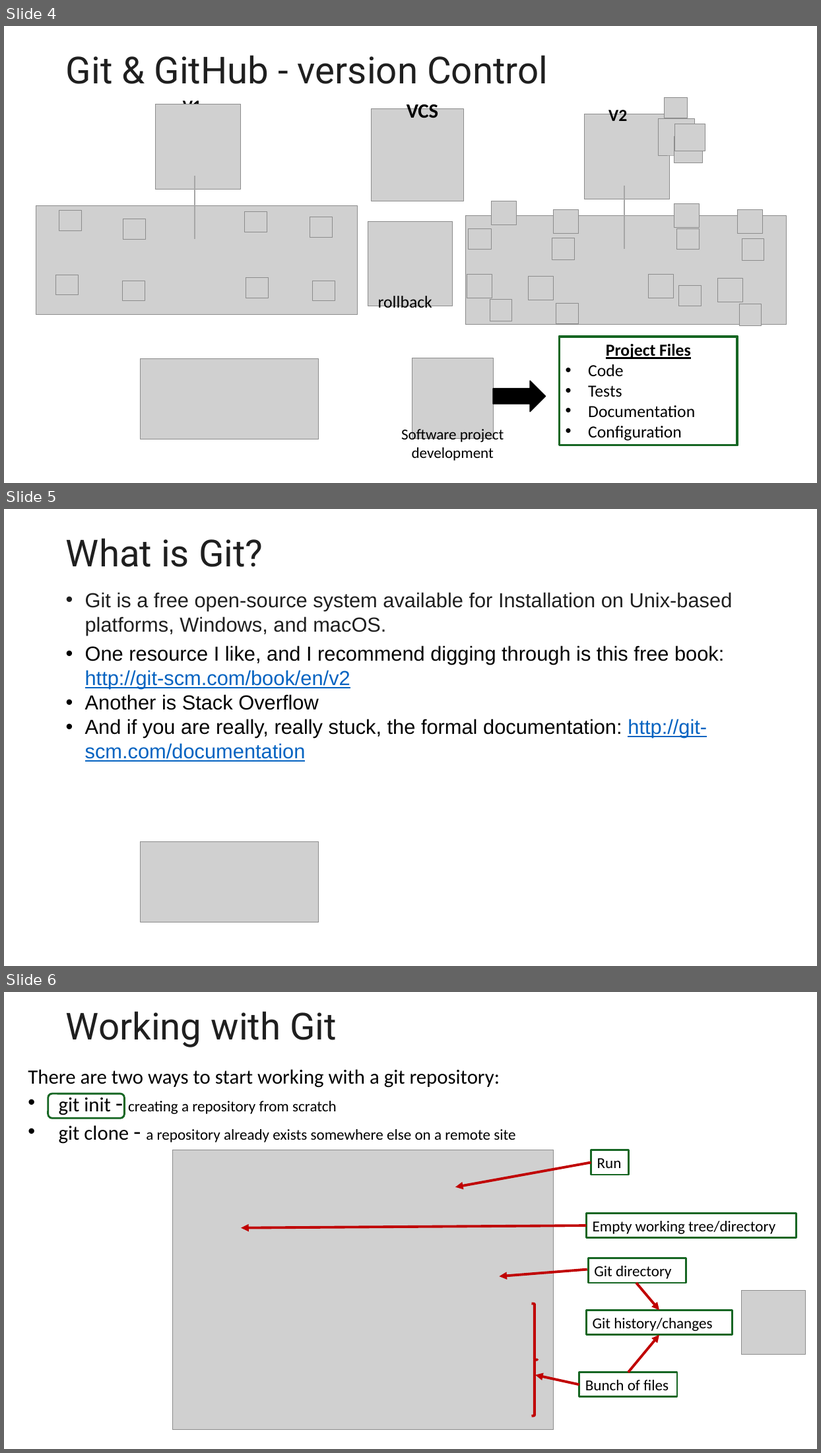
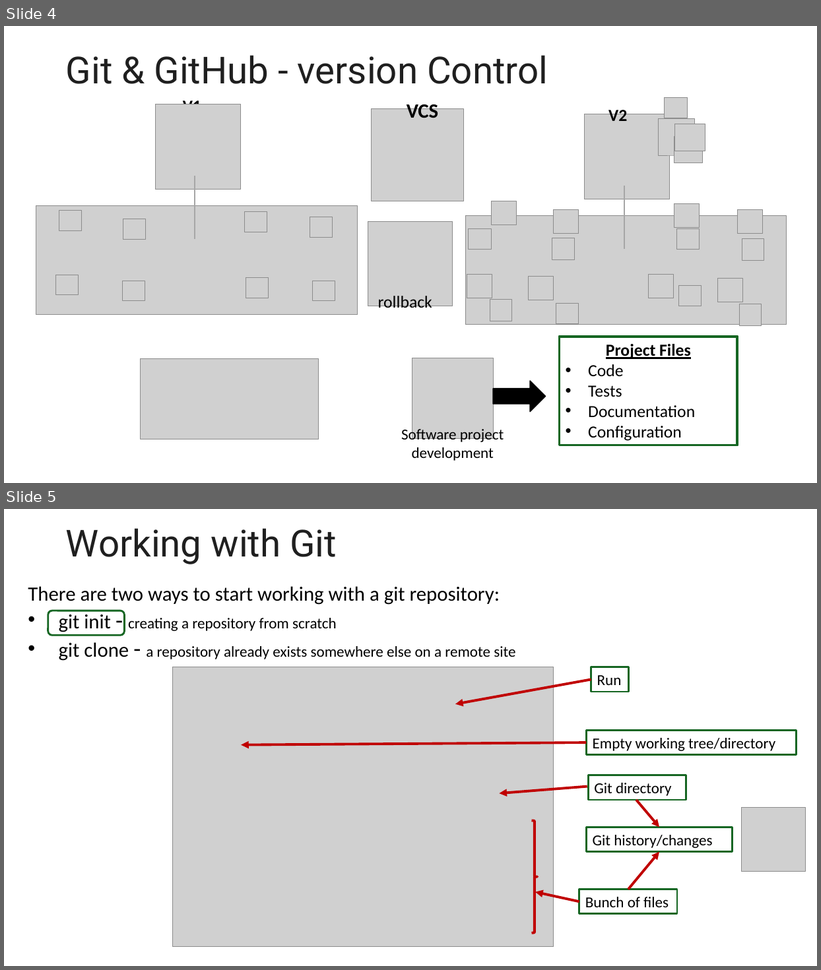
Before and after one commit to johnxu21/johnxu21.github.io, a slide deck: teaching/CS472/Timetable/Git-and-GitHub-Revised.pptx. Shown one above the other, each under a label of ours: slides 4, 5 and 6 before the commit, slides 4 and 5 after it. The pictures are 821x1453 and 821x970 pixels, drawn with LibreOffice and Linux fonts; fonts in the diff are those of the drawing; grey boxes stand for pictures. Boxes give left, top, right and bottom in pixels: in the first picture for what was removed or moved away, otherwise in the second. Text is boxed around its words. In the diff, an @@ line names an element or a change of style, - is before the commit and + after.

```diff
--- a/teaching/CS472/Timetable/Git-and-GitHub-Revised.pptx
+++ b/teaching/CS472/Timetable/Git-and-GitHub-Revised.pptx
@@ slide 5 removed at [4, 509, 817, 966], background #FFFFFF @@
@@ title removed at [66, 538, 263, 567] @@
-What is Git?
@@ text removed at [85, 592, 733, 762] @@
-• Git is a free open-source system available for Installation on Unix-based platforms, Windows, and macOS.
-• One resource I like, and I recommend digging through is this free book: http://git-scm.com/book/en/v2
-• Another is Stack Overflow
-• And if you are really, really stuck, the formal documentation: http://git-scm.com/documentation
@@ picture removed at [141, 842, 319, 923] @@
@@ what was slide 6 is now slide 5 @@
```
Also in this commit, not shown: 1 slide changed, 2 slides added, 3 other slides removed, 2 other files.
